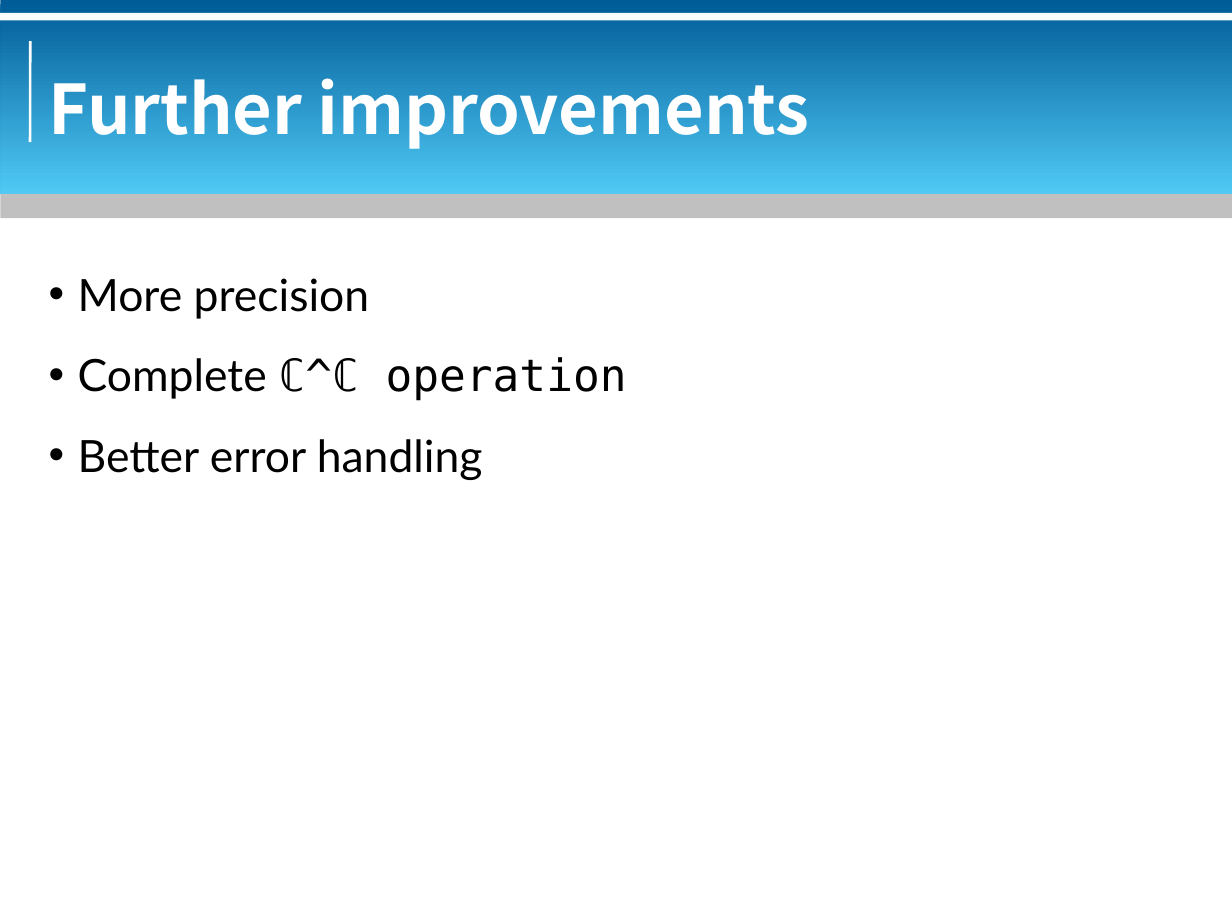
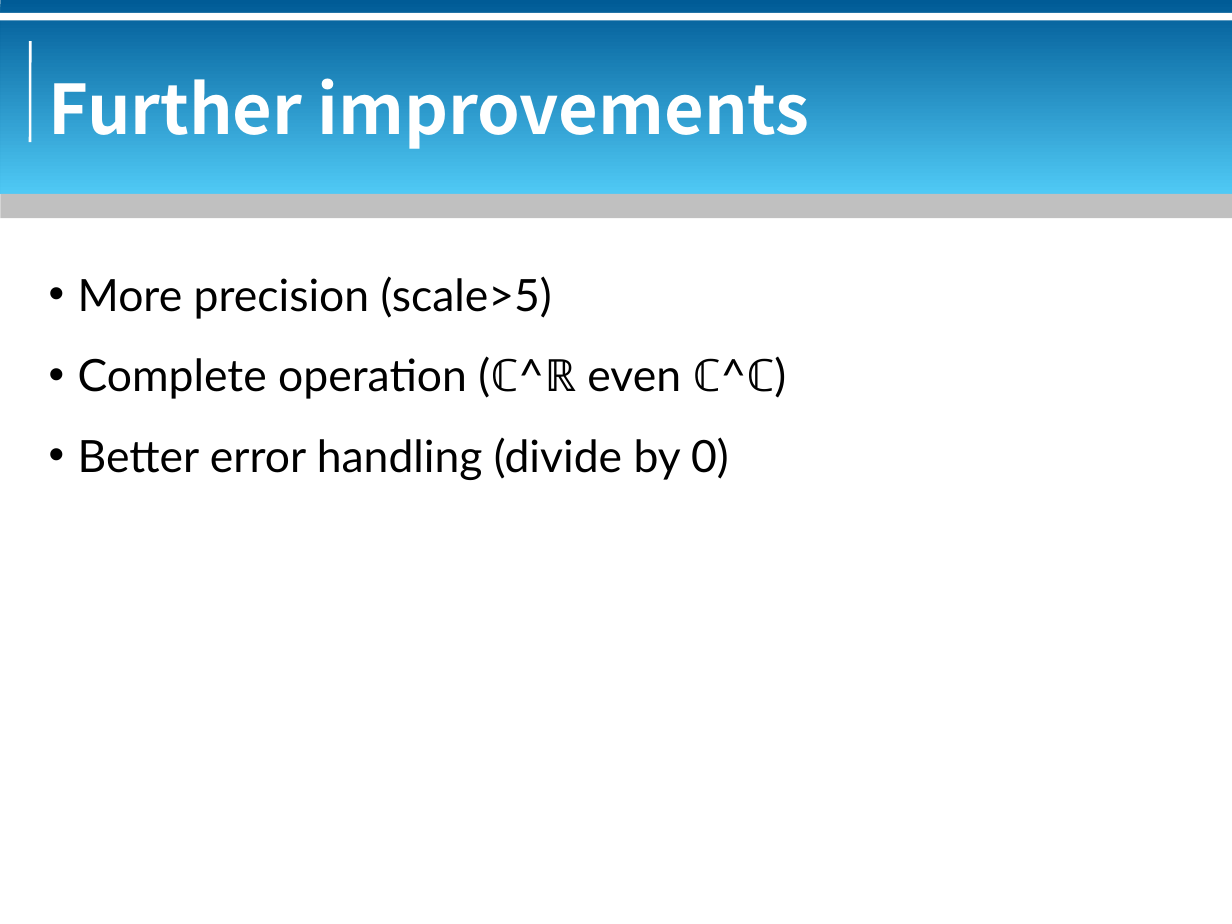
Before and after one commit to bluebat/.presentations, a slide deck: slide 7 of a-command-line-calculator-in-pure-bash.odp. Drawn at 1232x924 pixels with LibreOffice and Linux fonts; fonts in the diff are those of the drawing; background and template pictures are left out. Boxes give left, top, right and bottom in pixels: in the first picture for what was removed or moved away, otherwise in the second. Text is boxed around its words. In the diff, an @@ line names an element or a change of style, - is before the commit and + after.

```diff
--- a/a-command-line-calculator-in-pure-bash.odp
+++ b/a-command-line-calculator-in-pure-bash.odp
@@ text at (78,276,775,480): text changed @@
-• More precision
-• Complete ℂ^ℂ operation
-• Better error handling
+• More precision (scale>5)
+• Complete operation (ℂ^ℝ even ℂ^ℂ)
+• Better error handling (divide by 0)
```
Also in this commit, not shown: 2 other files.
